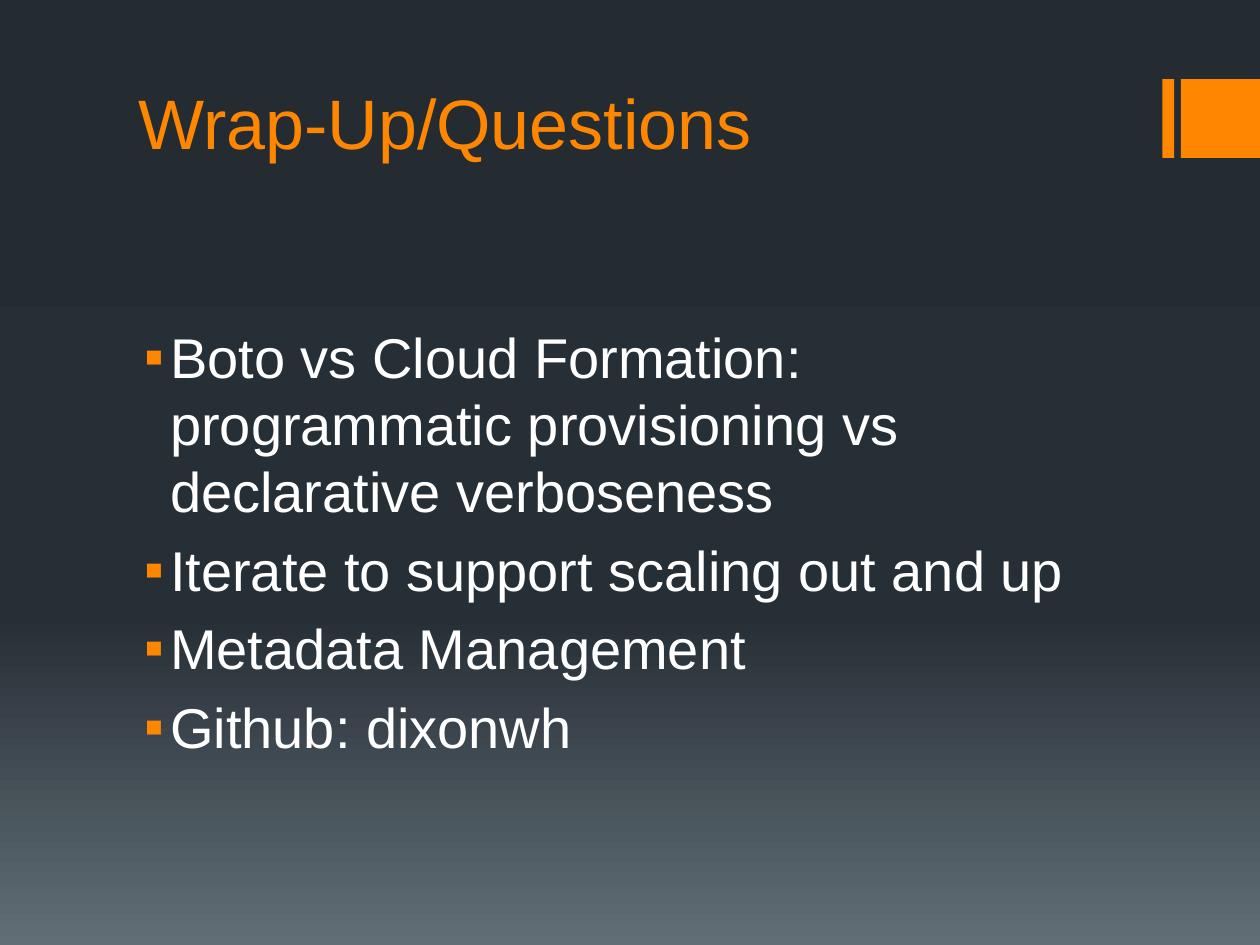
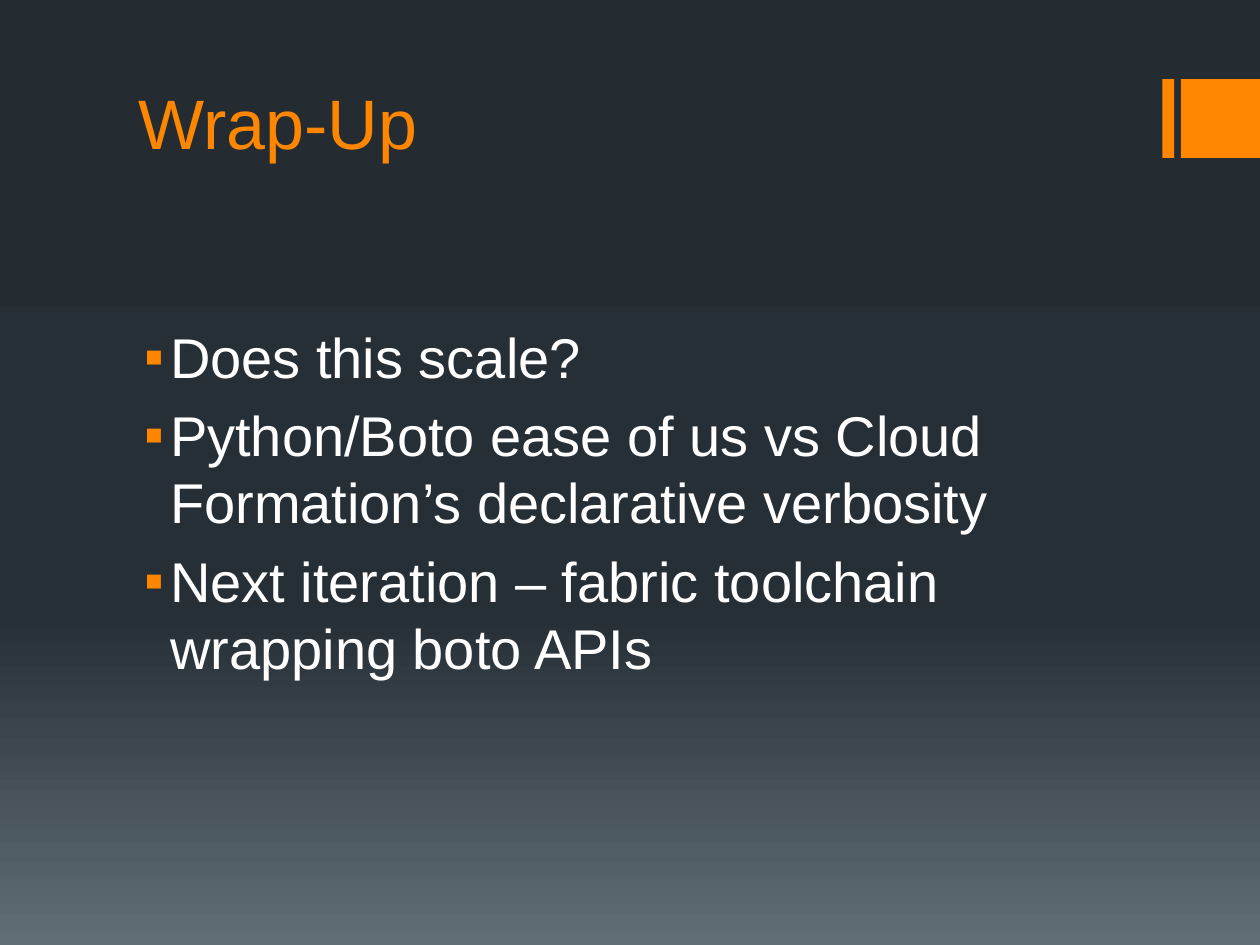
Before and after one commit to 2mind/aws-provisioning, a slide deck: slide 20 of aws_provisioning.pptx. Drawn at 1260x945 pixels with LibreOffice and Linux fonts; fonts in the diff are those of the drawing; background and template pictures are left out. Boxes give left, top, right and bottom in pixels: in the first picture for what was removed or moved away, otherwise in the second. Text is boxed around its words. In the diff, an @@ line names an element or a change of style, - is before the commit and + after.

```diff
--- a/aws_provisioning.pptx
+++ b/aws_provisioning.pptx
@@ title at <box>139,101,418,162</box>: text changed @@
-Wrap-Up/Questions
+Wrap-Up
@@ text at <box>170,337,987,680</box>: text changed @@
-▪ Boto vs Cloud Formation: programmatic provisioning vs declarative verboseness
-▪ Iterate to support scaling out and up
-▪ Metadata Management
-▪ Github: dixonwh
+▪ Does this scale?
+▪ Python/Boto ease of us vs Cloud Formation’s declarative verbosity
+▪ Next iteration – fabric toolchain wrapping boto APIs
```
Also in this commit, not shown: 7 other slides changed, 2 slides added.
